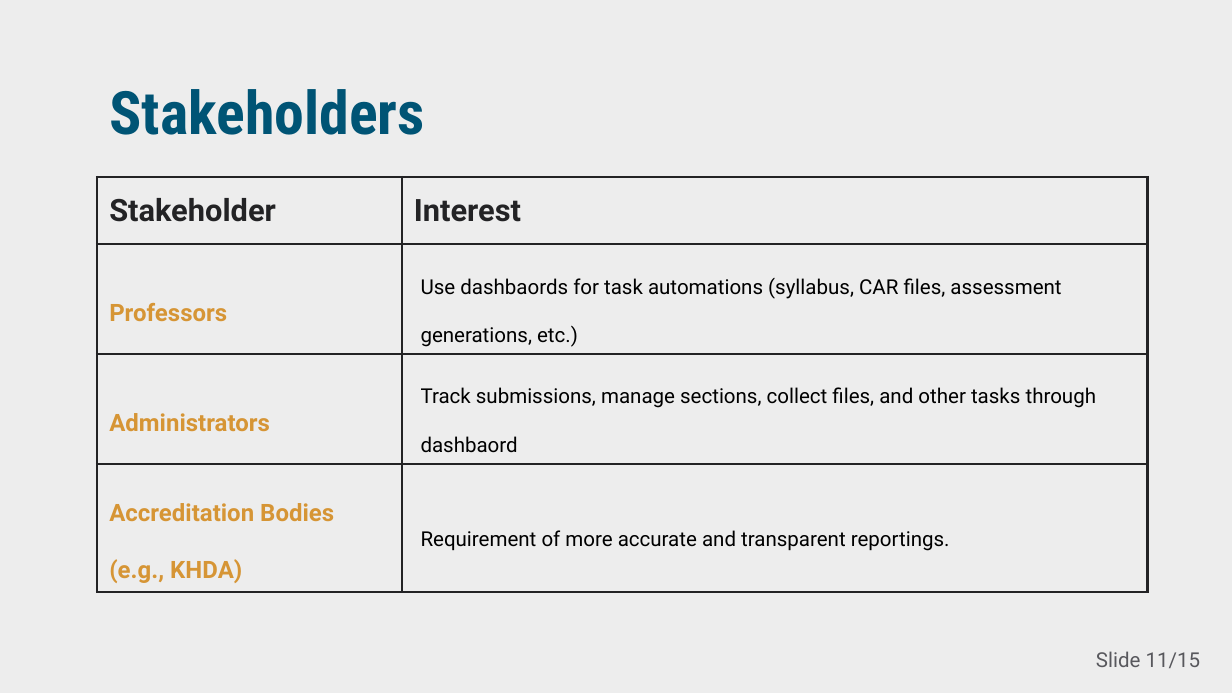
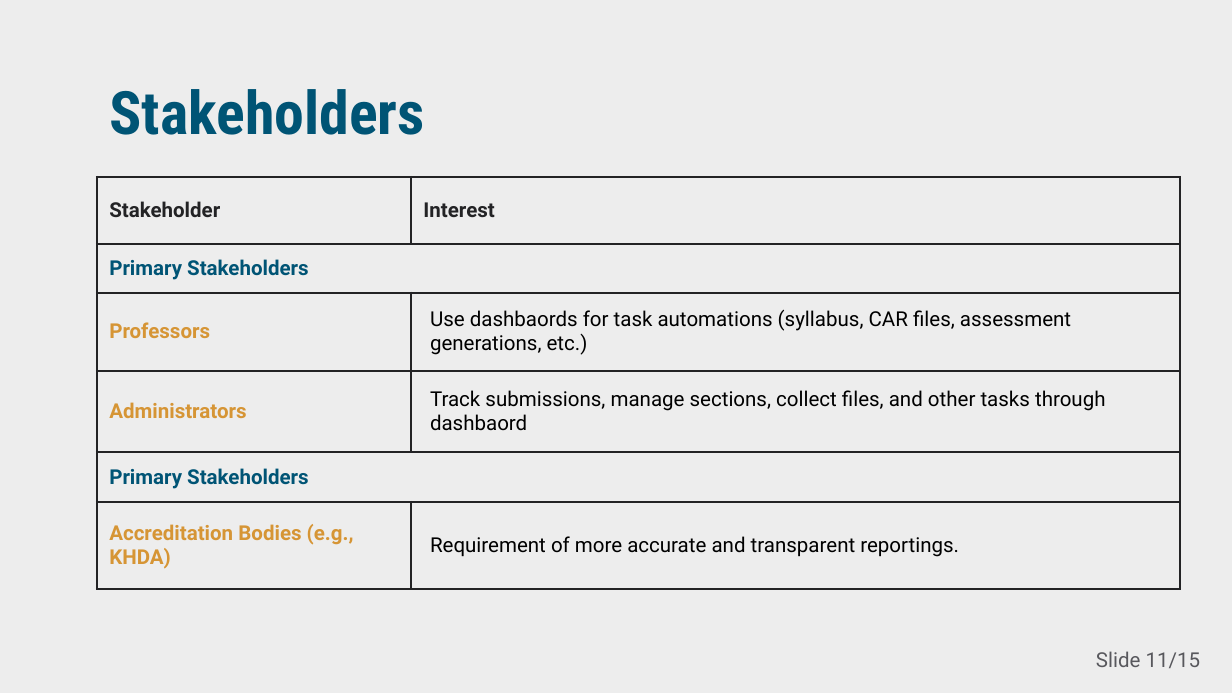
Before and after one commit to JeedaKotob/courseGenie, a slide deck: slide 11 of Deliverable2/Deliverable2_PPT_CourseGenie+.pptx. Drawn at 1232x693 pixels with LibreOffice and Linux fonts; fonts in the diff are those of the drawing; background and template pictures are left out. Boxes give left, top, right and bottom in pixels: in the first picture for what was removed or moved away, otherwise in the second. Text is boxed around its words. In the diff, an @@ line names an element or a change of style, - is before the commit and + after.

```diff
--- a/Deliverable2/Deliverable2_PPT_CourseGenie+.pptx
+++ b/Deliverable2/Deliverable2_PPT_CourseGenie+.pptx
@@ table at <box>97,177,1180,589</box> @@
+row 2: Primary Stakeholders | 
+row 5: Primary Stakeholders | 
@@ table: place and size @@
-table at <box>97,177,1147,593</box>
+table at <box>97,177,1180,589</box>
```
Also in this commit, not shown: 4 other slides changed, 1 other file.
